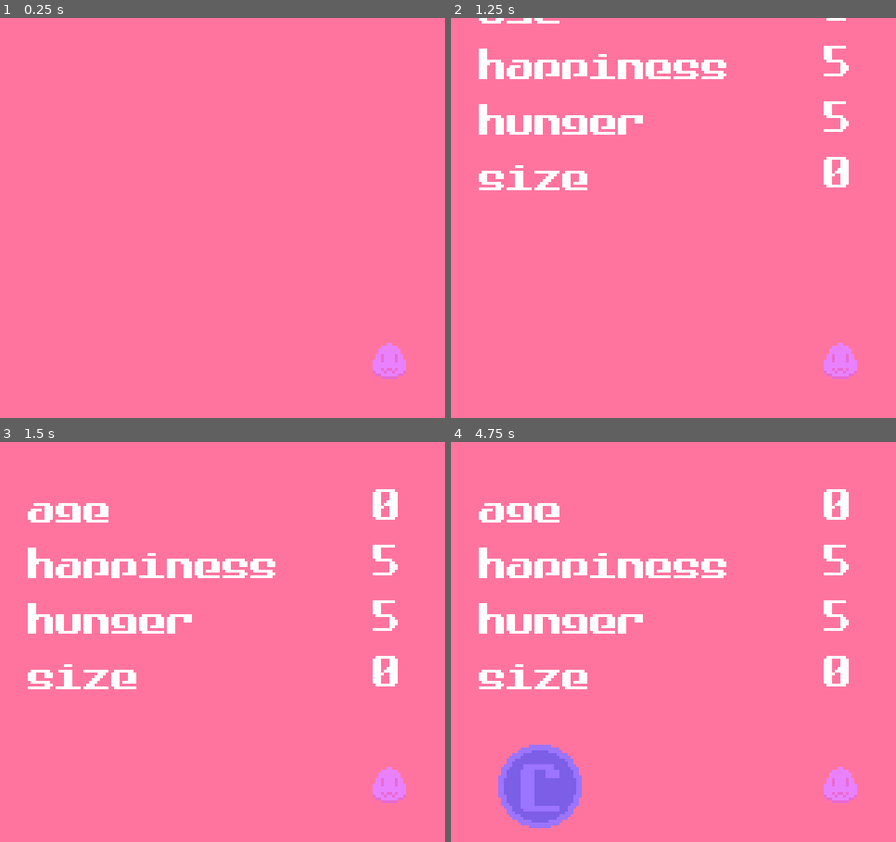
Above: before the commit, frames 1-4 (two rows, left to right).
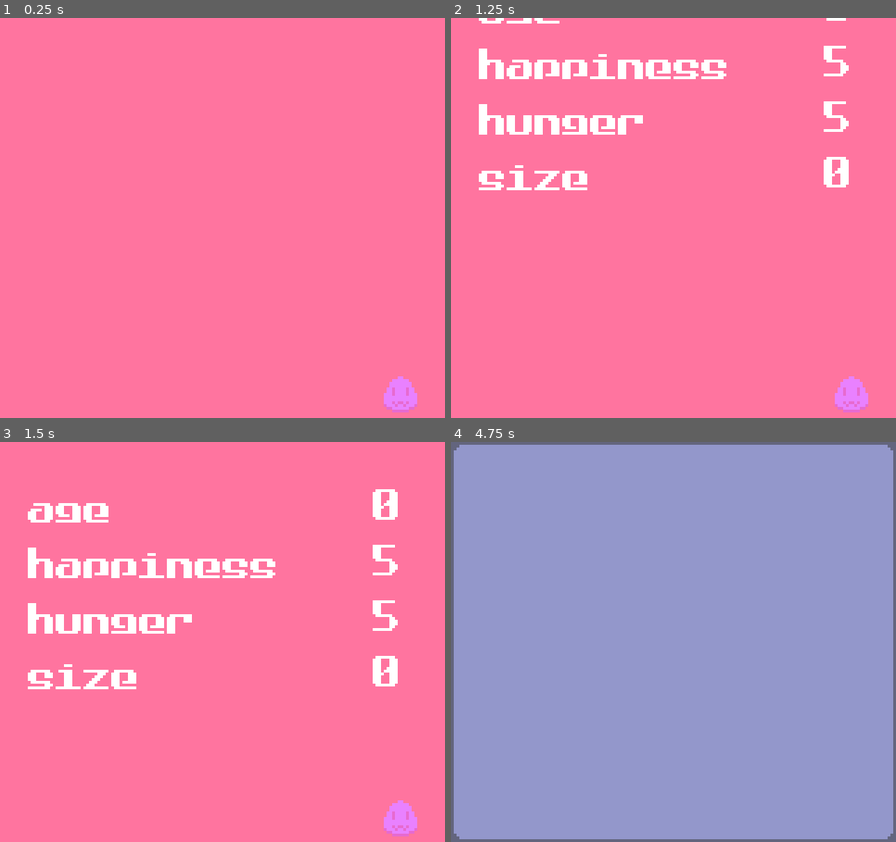
Above: after the commit, the same moments.

Repository: RustyMonky/LudumDare42
Game: Godot game, scene res://scenes/release.tscn
Two runs of this game, one before a commit and one after it. Both use one fixed random seed, a clock stepped at 60 frames per second and the inputs below. This scene is started directly instead of the project's main scene.
Inputs:
- Up to frame 1 (0.25 s): no input
- Up to frame 2 (1.25 s): tap Enter (ui_accept) at 0.5, 0.77 s
- Up to frame 3 (1.5 s): no input
- Up to frame 4 (4.75 s): tap Enter (ui_accept) at 1.52, 2, 3.02, 3.5, 3.77, 4.25, 4.52 s

The runs differ from the first frame. In frame 1, 1.0% of the frame differs, in the area x 83-94%, y 81-99%; in frame 2, 1.0%; in frame 3, 1.0%; in frame 4, 100%, in the area x 0-100%, y 0-100%.

Commit message:
Implements results text screen, adds new font

Diff:
--- /dev/null
+++ b/assets/fonts/results.tres
@@ -0,0 +1,11 @@
+[gd_resource type="DynamicFont" load_steps=2 format=2]
+
+[ext_resource path="res://assets/fonts/SomepxNew.ttf" type="DynamicFontData" id=1]
+
+[resource]
+
+size = 16
+use_mipmaps = false
+use_filter = false
+font_data = ExtResource( 1 )
+_sections_unfolded = [ "Font", "Settings" ]
--- a/scenes/actions.gd
+++ b/scenes/actions.gd
@@ -21,4 +21,4 @@
 	self.hide()
 
 func _on_releaseButton_pressed():
-	pass
+	sceneManager.goto_scene("res://scenes/release.tscn")
--- a/scenes/main.gd
+++ b/scenes/main.gd
@@ -69,20 +69,27 @@
 	if pet.pet.size == 3:
 		if pet.pet.happiness < 5:
 			spriteTexture = load("res://assets/sprites/pets/phase2Angry.png")
+			pet.petSprite = "res://assets/sprites/pets/phase2Angry.png"
 		else:
 			spriteTexture = load("res://assets/sprites/pets/phase2.png")
+			pet.petSprite = "res://assets/sprites/pets/phase2.png"
 		petSprite.set_texture(spriteTexture)
+
 	elif pet.pet.size == 4:
 		if pet.pet.happiness < 5:
 			spriteTexture = load("res://assets/sprites/pets/phase3Angry.png")
+			pet.petSprite = "res://assets/sprites/pets/phase3Angry.png"
 		else:
 			spriteTexture = load("res://assets/sprites/pets/phase3.png")
+			pet.petSprite = "res://assets/sprites/pets/phase3.png"
 		petSprite.set_texture(spriteTexture)
 	elif pet.pet.size == 5:
 		if pet.pet.happiness < 5:
 			spriteTexture = load("res://assets/sprites/pets/phase4Angry.png")
+			pet.petSprite = "res://assets/sprites/pets/phase4Angry.png"
 		else:
 			spriteTexture = load("res://assets/sprites/pets/phase4.png")
+			pet.petSprite = "res://assets/sprites/pets/phase4.png"
 		petSprite.set_texture(spriteTexture)
 
 func update_status_bars():
--- a/scenes/release.gd
+++ b/scenes/release.gd
@@ -3,19 +3,29 @@
 var gradeGrid
 var gradeSprite
 var gradeTween
+var isResultTextDone = false
 var mainFont
 var petSprite
+var resultTextbox
+var resultTextLabel
+var resultTween
+var score
 var totalTween
 
 func _ready():
-	gradeGrid = $canvas/gradeGrid
+	gradeGrid = $gradeCanvas/gradeGrid
 	gradeSprite = $gradeSprite
 	gradeTween = $gradeTween
 	mainFont = load("res://assets/fonts/main.tres")
 	petSprite = $petSprite
+	resultTextbox = $resultCanvas/resultTextbox
+	resultTextLabel = $resultCanvas/resultTextbox/resultText
+	resultTween = $resultCanvas/resultTween
 	totalTween = $totalTween
 
 	petSprite.set_texture(load(pet.petSprite))
+	var spriteSize = petSprite.get_texture().get_size()
+	petSprite.position = Vector2(160 - spriteSize.x, 144 - (spriteSize.y / 2))
 
 	for key in pet.pet.keys():
 		if key == "age":
@@ -39,8 +49,46 @@
 
 	evaluate_score()
 
+func determine_result_text():
+	var result = ""
+	if pet.pet.age <= 2:
+		result += "You released it during its youth.\n"
+	elif pet.pet.age <= 4:
+		result += "You released it, fully grown.\n"
+	elif pet.pet.age <= 6:
+		result += "You released it past its prime.\n"
+	elif pet.pet.age <= 8:
+		result += "You released it during its waning years.\n"
+	elif pet.pet.age <= 10:
+		result += "You released it out into the world, though it won't last much longer.\n"
+
+	if pet.pet.size <= 2 :
+		result += "With its small stature, it won't stand out.\n"
+	elif pet.pet.size == 3:
+		result += "It was rather large, and can probably handle itself.\n"
+	elif pet.pet.size == 4:
+		result += "It was overweight, but you let it go anyway.\n"
+	elif pet.pet.size == 5:
+		result += "You pratically rolled it out. It was massive!\n"
+
+	if pet.pet.happiness < 5:
+		result += "It was still angry when it left...and could be dangerous.\n"
+	else:
+		result += "You cared for it well, and it was sad to leave you.\n"
+
+	if score <= 3:
+		result += "You could probably have cared for it better..."
+	elif score <= 6:
+		result += "You did the best you could for it."
+	elif score <= 8:
+		result += "You nurtured it well. Good job!"
+	elif score <= 10:
+		result += "You couldn't have done a better job!"
+
+	resultTextLabel.set_text(result)
+
 func evaluate_score():
-	var score = (pet.pet.happiness + pet.pet.hunger + pet.pet.size) / 3
+	score = (pet.pet.happiness + pet.pet.hunger + pet.pet.size) / 3
 	if score <= 3:
 		gradeSprite.set_texture(load("res://assets/sprites/grades/c.png"))
 	elif score <= 6:
@@ -53,3 +101,8 @@
 func _on_gradeTween_tween_completed(object, key):
 	totalTween.interpolate_property(gradeSprite, "position", gradeSprite.position, Vector2(32, 124), 1.5, Tween.TRANS_BACK, Tween.EASE_IN)
 	totalTween.start()
+
+func _on_totalTween_tween_completed(object, key):
+	determine_result_text()
+	resultTween.interpolate_property(resultTextbox, "visible", false, true, 3, Tween.TRANS_LINEAR, Tween.EASE_IN)
+	resultTween.start()
--- a/scenes/release.tscn
+++ b/scenes/release.tscn
@@ -1,7 +1,9 @@
-[gd_scene load_steps=3 format=2]
+[gd_scene load_steps=5 format=2]
 
 [ext_resource path="res://scenes/release.gd" type="Script" id=1]
 [ext_resource path="res://assets/fonts/main.tres" type="DynamicFont" id=2]
+[ext_resource path="res://assets/sprites/ui/textbox.png" type="Texture" id=3]
+[ext_resource path="res://assets/fonts/results.tres" type="DynamicFont" id=4]
 
 [node name="release" type="Node" index="0"]
 
@@ -26,7 +28,7 @@
 position = Vector2( 140, 124 )
 _sections_unfolded = [ "Transform" ]
 
-[node name="canvas" type="CanvasLayer" parent="." index="2"]
+[node name="gradeCanvas" type="CanvasLayer" parent="." index="2"]
 
 layer = 1
 offset = Vector2( 0, 0 )
@@ -34,7 +36,7 @@
 scale = Vector2( 1, 1 )
 transform = Transform2D( 1, 0, 0, 1, 0, 0 )
 
-[node name="agelabel" type="Label" parent="canvas" index="0"]
+[node name="agelabel" type="Label" parent="gradeCanvas" index="0"]
 
 anchor_left = 0.0
 anchor_top = 0.0
@@ -56,7 +58,7 @@
 max_lines_visible = -1
 _sections_unfolded = [ "Rect", "custom_colors", "custom_fonts" ]
 
-[node name="gradeGrid" type="GridContainer" parent="canvas" index="1"]
+[node name="gradeGrid" type="GridContainer" parent="gradeCanvas" index="1"]
 
 anchor_left = 0.0
 anchor_top = 0.0
@@ -100,4 +102,74 @@
 playback/repeat = false
 playback/speed = 1.0
 
+[node name="resultCanvas" type="CanvasLayer" parent="." index="6"]
+
+layer = 2
+offset = Vector2( 0, 0 )
+rotation = 0.0
+scale = Vector2( 1, 1 )
+transform = Transform2D( 1, 0, 0, 1, 0, 0 )
+
+[node name="resultTextbox" type="NinePatchRect" parent="resultCanvas" index="0"]
+
+visible = false
+anchor_left = 0.0
+anchor_top = 0.0
+anchor_right = 1.0
+anchor_bottom = 1.0
+rect_pivot_offset = Vector2( 0, 0 )
+rect_clip_content = false
+mouse_filter = 2
+mouse_default_cursor_shape = 0
+size_flags_horizontal = 1
+size_flags_vertical = 1
+texture = ExtResource( 3 )
+patch_margin_left = 3
+patch_margin_top = 3
+patch_margin_right = 3
+patch_margin_bottom = 3
+_sections_unfolded = [ "Patch Margin", "Rect", "Visibility" ]
+
+[node name="resultText" type="Label" parent="resultCanvas/resultTextbox" index="0"]
+
+anchor_left = 0.0
+anchor_top = 0.0
+anchor_right = 1.0
+anchor_bottom = 1.0
+margin_left = 10.0
+margin_right = -10.0
+rect_min_size = Vector2( 140, 124 )
+rect_pivot_offset = Vector2( 0, 0 )
+rect_clip_content = false
+mouse_filter = 2
+mouse_default_cursor_shape = 0
+size_flags_horizontal = 4
+size_flags_vertical = 4
+custom_fonts/font = ExtResource( 4 )
+custom_colors/font_color = Color( 0.392157, 0.4, 0.494118, 1 )
+align = 3
+autowrap = true
+percent_visible = 1.0
+lines_skipped = 0
+max_lines_visible = -1
+_sections_unfolded = [ "Rect", "Size Flags", "Visibility", "custom_colors", "custom_fonts" ]
+
+[node name="resultTextTimer" type="Timer" parent="resultCanvas/resultTextbox" index="1"]
+
+process_mode = 1
+wait_time = 1.0
+one_shot = false
+autostart = false
+
+[node name="resultTween" type="Tween" parent="resultCanvas" index="1"]
+
+repeat = false
+playback_process_mode = 1
+playback_speed = 1.0
+playback/active = false
+playback/repeat = false
+playback/speed = 1.0
+
 [connection signal="tween_completed" from="gradeTween" to="." method="_on_gradeTween_tween_completed"]
+
+[connection signal="tween_completed" from="totalTween" to="." method="_on_totalTween_tween_completed"]
